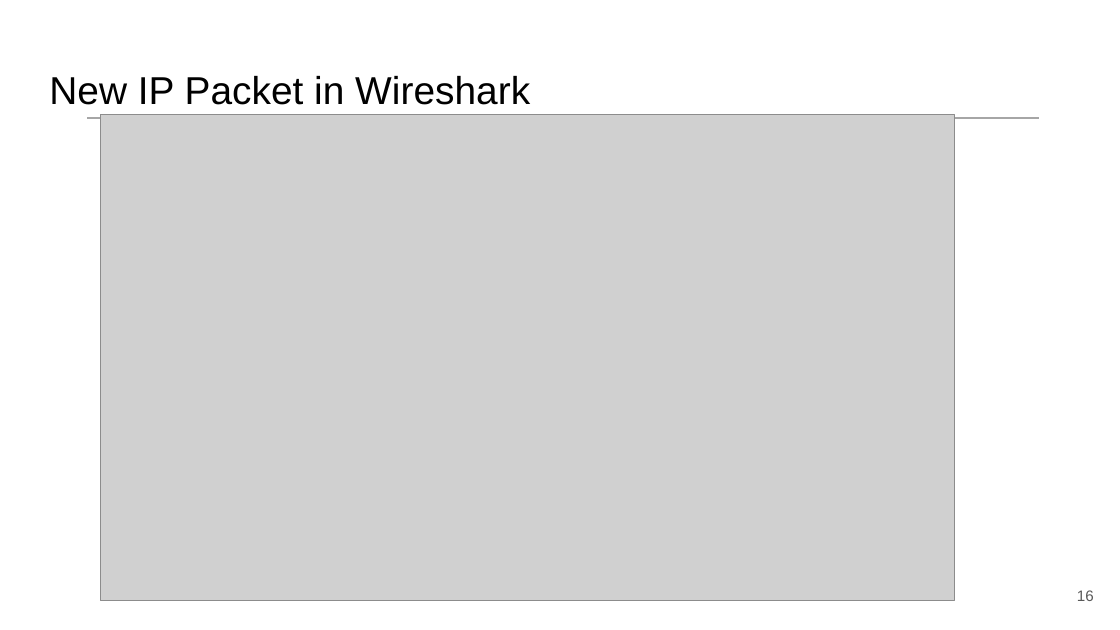
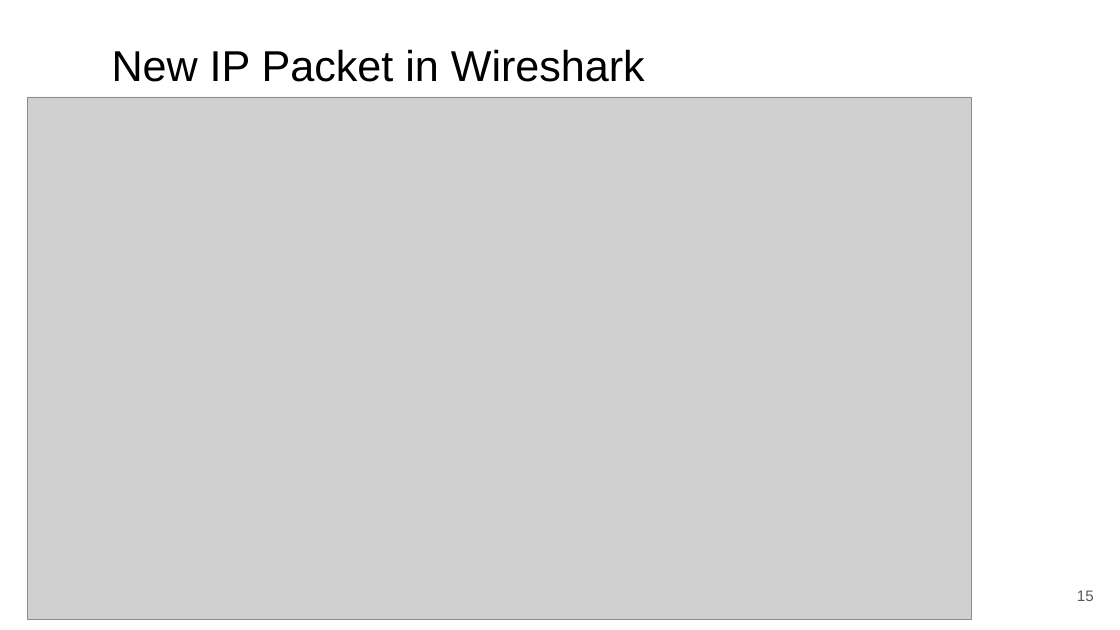
Before and after one commit to network2030/NewIP-Linux, a slide deck: slide 15 of docs/New IP Tutorial --Part-3.pptx (slide 16 before the commit). Drawn at 1120x630 pixels with LibreOffice and Linux fonts; fonts in the diff are those of the drawing; grey boxes stand for pictures. Boxes give left, top, right and bottom in pixels: in the first picture for what was removed or moved away, otherwise in the second. Text is boxed around its words. In the diff, an @@ line names an element or a change of style, - is before the commit and + after.

```diff
--- a/docs/New IP Tutorial --Part-3.pptx
+++ b/docs/New IP Tutorial --Part-3.pptx
@@ title "New IP Packet in Wireshark": place and size @@
-title "New IP Packet in Wireshark" at (49, 76, 530, 105)
+title "New IP Packet in Wireshark" at (112, 49, 645, 82)
@@ title "New IP Packet in Wireshark" at (112, 49, 645, 82): size 33.3 to 37 pt @@
@@ picture: place and size @@
-picture at (100, 114, 954, 601)
+picture at (28, 97, 972, 619)
@@ line removed from (87, 118) to (1040, 118) @@
```
Also in this commit, not shown: 16 other slides changed, 1 slide added, 1 slide removed.
